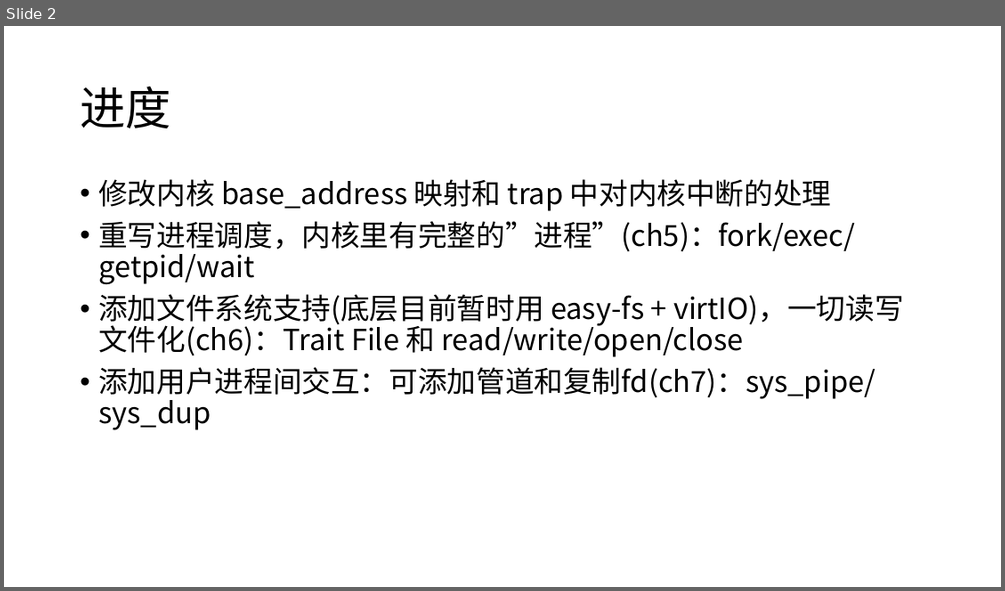
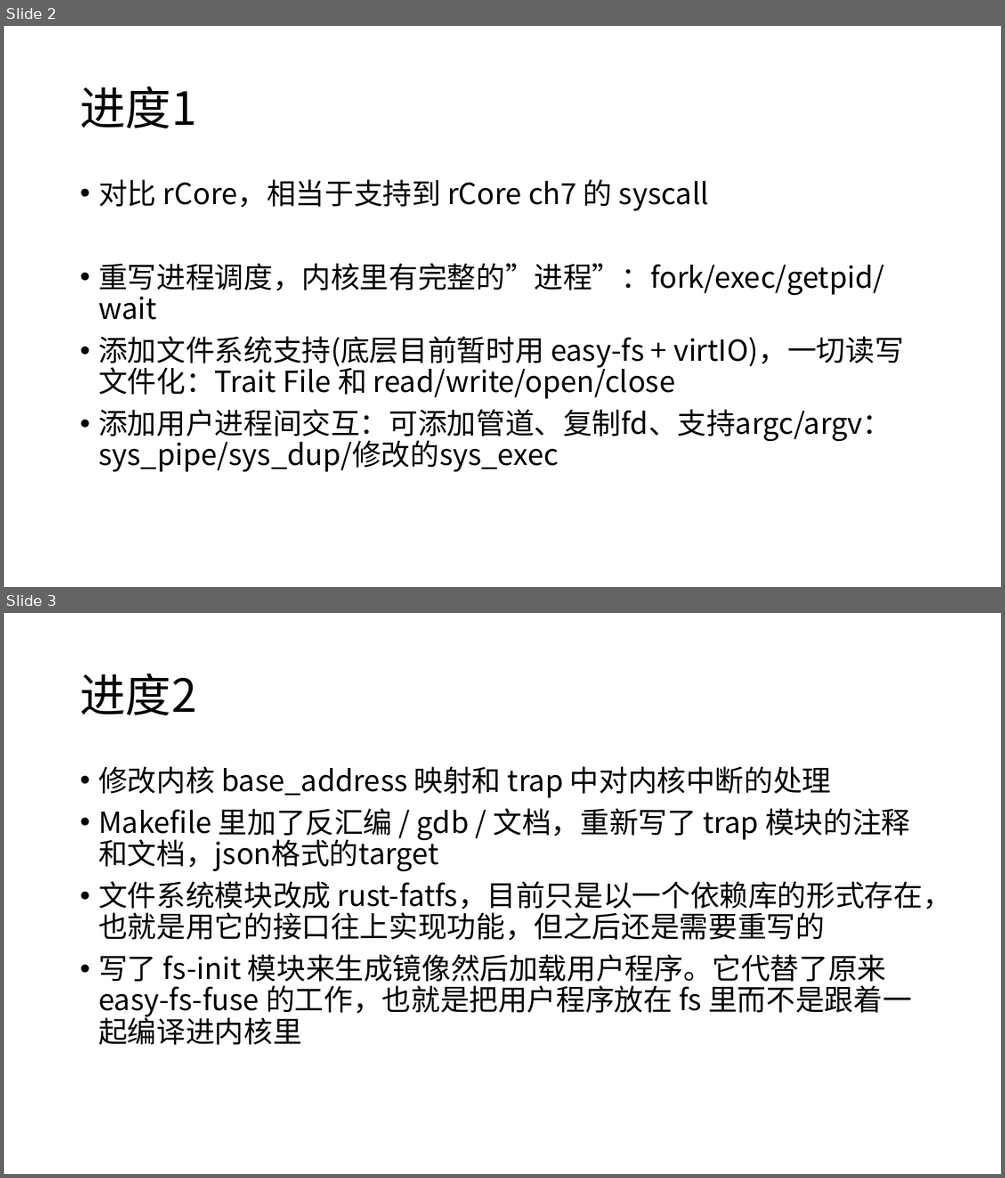
Before and after one commit to scPointer/maturin, a slide deck: repo/0507.pptx. Shown one above the other, each under a label of ours: slide 2 before the commit, slides 2 and 3 after it. The pictures are 1005x591 and 1005x1178 pixels, drawn with LibreOffice and Linux fonts; fonts in the diff are those of the drawing. Boxes give left, top, right and bottom in pixels: in the first picture for what was removed or moved away, otherwise in the second. Text is boxed around its words. In the diff, an @@ line names an element or a change of style, - is before the commit and + after.

```diff
--- a/repo/0507.pptx
+++ b/repo/0507.pptx
@@ slide 3 added at (4,613,1001,1174), background #FFFFFF @@
@@ title added at (80,673,196,715), 44 pt, text #000000 @@
+进度2
@@ text added at (98,766,952,1045), 28 pt, text #000000 @@
+• 修改内核 base_address 映射和 trap 中对内核中断的处理
+• Makefile 里加了反汇编 / gdb / 文档，重新写了 trap 模块的注释和文档，json格式的target
+• 文件系统模块改成 rust-fatfs，目前只是以一个依赖库的形式存在，也就是用它的接口往上实现功能，但之后还是需要重写的
+• 写了 fs-init 模块来生成镜像然后加载用户程序。它代替了原来 easy-fs-fuse 的工作，也就是把用户程序放在 fs 里而不是跟着一起编译进内核里
@@ slide 2 changed as well @@
@@ title at (80,86,196,128): text changed @@
-进度
+进度1
@@ text at (98,179,904,472): text changed @@
-• 修改内核 base_address 映射和 trap 中对内核中断的处理
-• 重写进程调度，内核里有完整的”进程”(ch5)：fork/exec/getpid/wait
-• 添加文件系统支持(底层目前暂时用 easy-fs + virtIO)，一切读写文件化(ch6)：Trait File 和 read/write/open/close
-• 添加用户进程间交互：可添加管道和复制fd(ch7)：sys_pipe/sys_dup
+• 对比 rCore，相当于支持到 rCore ch7 的 syscall
+• 重写进程调度，内核里有完整的”进程”：fork/exec/getpid/wait
+• 添加文件系统支持(底层目前暂时用 easy-fs + virtIO)，一切读写文件化：Trait File 和 read/write/open/close
+• 添加用户进程间交互：可添加管道、复制fd、支持argc/argv：sys_pipe/sys_dup/修改的sys_exec
```
Also in this commit, not shown: 4 other slides changed, 8 other slides added, 1 other file.
